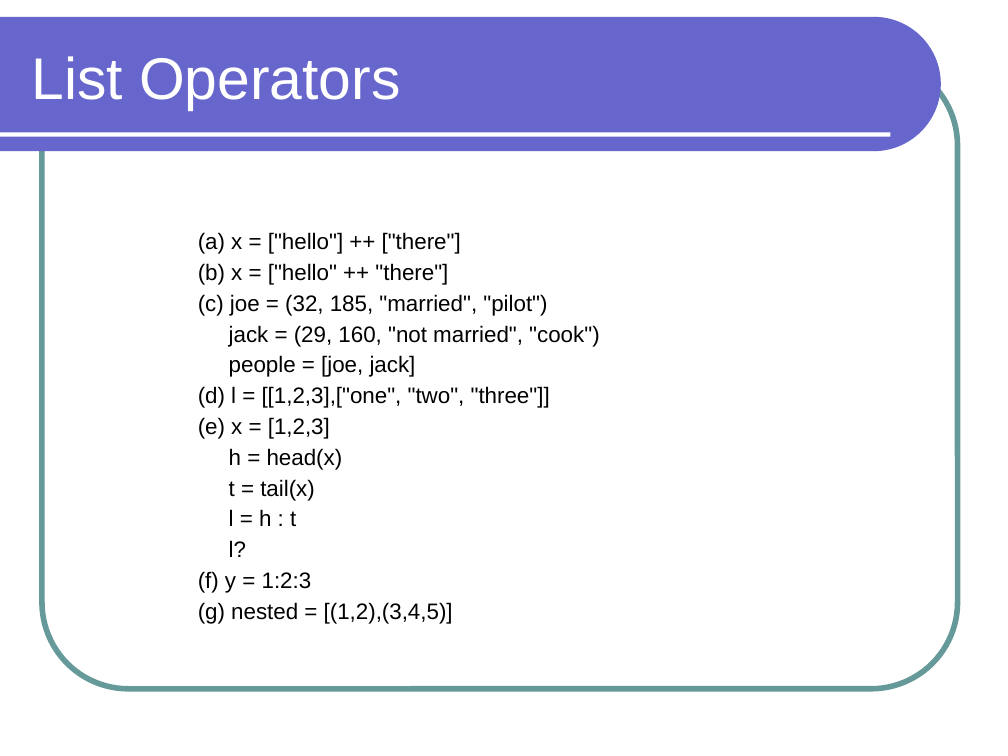
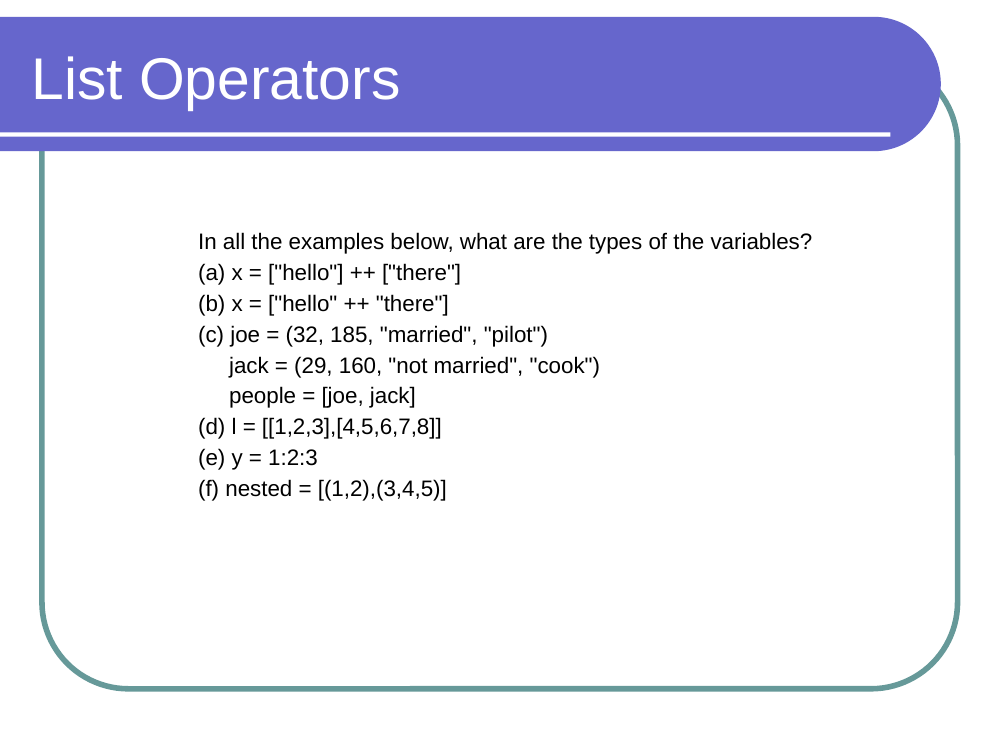
Before and after one commit to lutzhamel/CSC301, a slide deck: slide 9 of notes/csc301-ln014.ppt (slide 12 before the commit). Drawn at 1008x756 pixels with LibreOffice and Linux fonts; fonts in the diff are those of the drawing. Boxes give left, top, right and bottom in pixels: in the first picture for what was removed or moved away, otherwise in the second. Text is boxed around its words. In the diff, an @@ line names an element or a change of style, - is before the commit and + after.

```diff
--- a/notes/csc301-ln014.ppt
+++ b/notes/csc301-ln014.ppt
@@ text at [198,232,813,501]: text changed @@
-(a) x = ["hello"] ++ ["there"]
-(b) x = ["hello" ++ "there"]
-(c) joe = (32, 185, "married", "pilot")
-jack = (29, 160, "not married", "cook")
-people = [joe, jack]
-(d) l = [[1,2,3],["one", "two", "three"]]
-(e) x = [1,2,3]
-h = head(x)
-t = tail(x)
-l = h : t
-l?
-(f) y = 1:2:3
-(g) nested = [(1,2),(3,4,5)]
+In all the examples below, what are the types of the variables?
+(a) x = ["hello"] ++ ["there"]
+(b) x = ["hello" ++ "there"]
+(c) joe = (32, 185, "married", "pilot")
+jack = (29, 160, "not married", "cook")
+people = [joe, jack]
+(d) l = [[1,2,3],[4,5,6,7,8]]
+(e) y = 1:2:3
+(f) nested = [(1,2),(3,4,5)]
```
Also in this commit, not shown: 3 slides removed, 4 other files.
